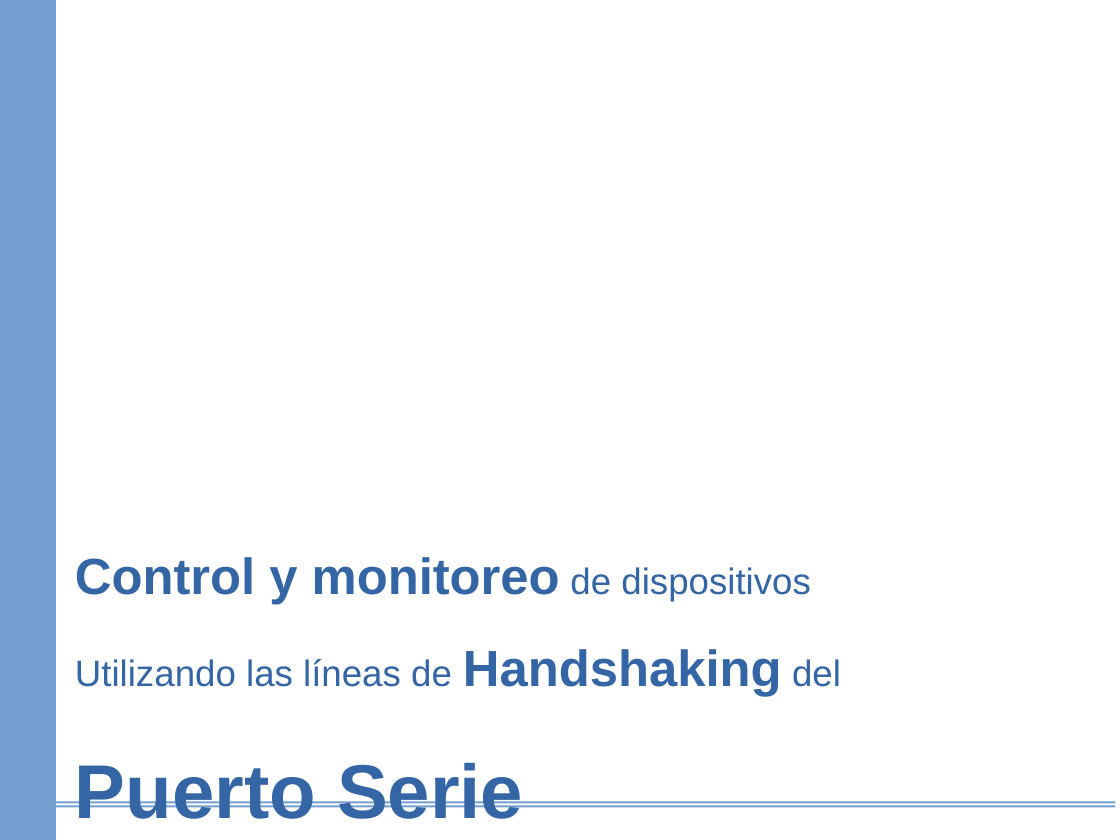
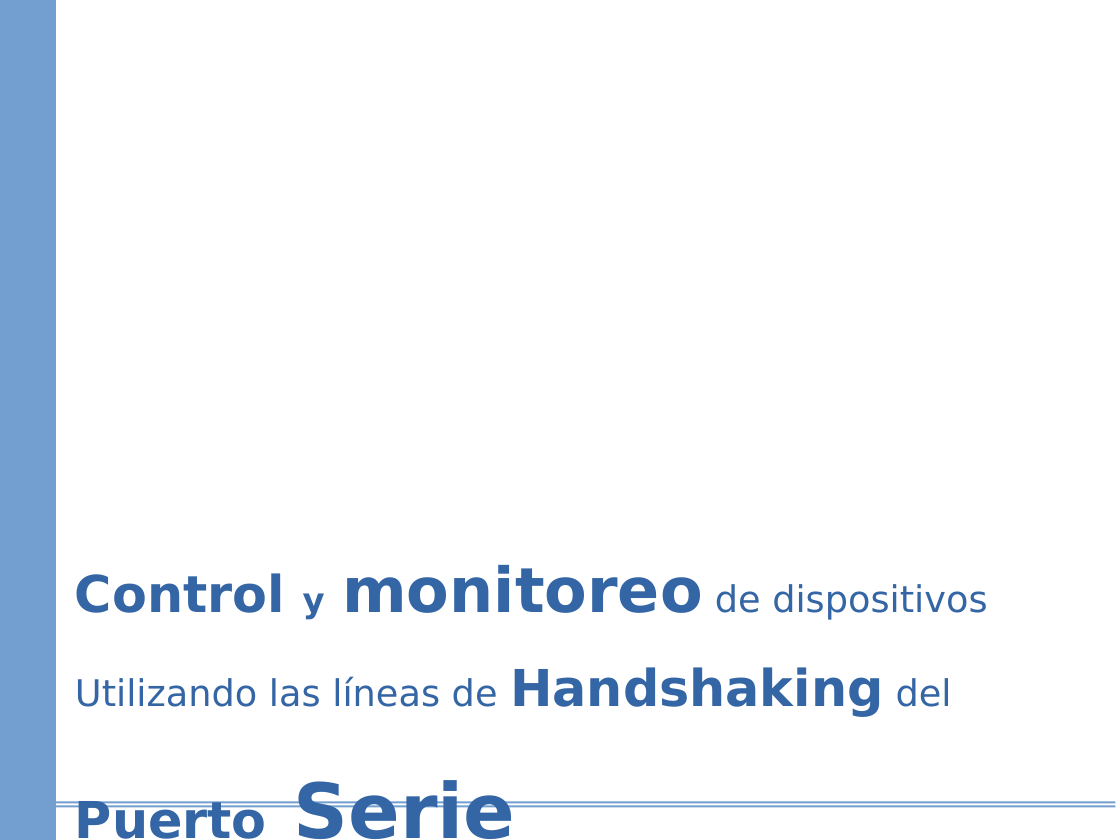
Before and after one commit to diegocode/serie, a slide deck: slide 31 of control_dig/docs/handshaking_serie.odp (slide 1 before the commit). Drawn at 1120x840 pixels with LibreOffice and Linux fonts; fonts in the diff are those of the drawing. Boxes give left, top, right and bottom in pixels: in the first picture for what was removed or moved away, otherwise in the second. Text is boxed around its words. In the diff, an @@ line names an element or a change of style, - is before the commit and + after.

```diff
--- a/control_dig/docs/handshaking_serie.odp
+++ b/control_dig/docs/handshaking_serie.odp
@@ text "Control y monitoreo de dispositivos" at bbox=[75, 565, 987, 840]: size 36 to 24 pt in "y"; size 36 to 44 pt in "monitoreo"; font Arial to DejaVu Sans; size 54 to 36 pt in "Puerto" @@
```
Also in this commit, not shown: 4 other slides changed, 34 slides added, 1 slide removed, 27 other files.
